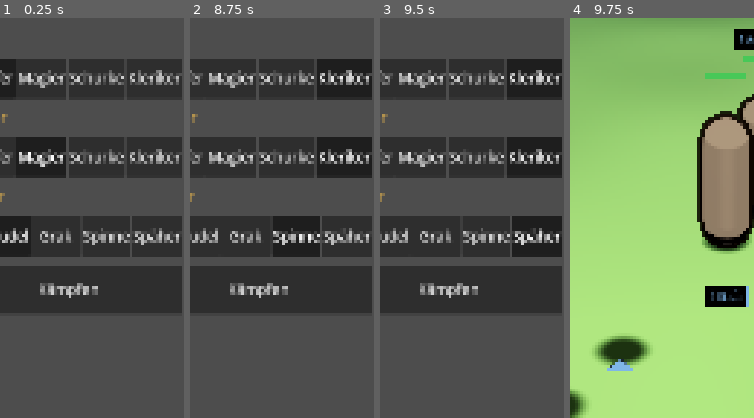
Above: before the commit, frames 1-4 (left to right).
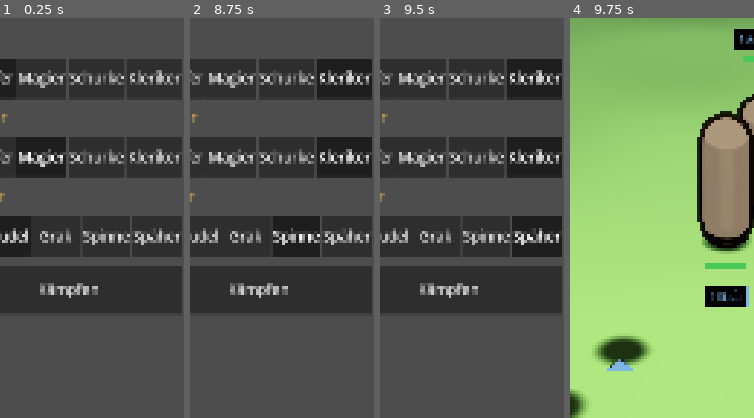
Above: after the commit, the same moments.

Repository: tramour-cmyk/androidapp_rpg_bornim
Game: Godot game, scene res://kampf/probe.tscn
Two runs of this game, one before a commit and one after it. Both use one fixed random seed, a clock stepped at 60 frames per second and the inputs below.
Inputs:
- Up to frame 1 (0.25 s): no input
- Up to frame 2 (8.75 s): click "Kämpfer" at 0.5 s; click "Magier" at 1.25 s; click "Schurke" at 2 s; click "Kleriker" at 2.75 s; click "Kämpfer" at 3.5 s; click "Magier" at 4.25 s; click "Schurke" at 5 s; click "Kleriker" at 5.75 s; click "Wolfsrudel" at 6.5 s; click "Grak" at 7.25 s; click "Spinne" at 8 s
- Up to frame 3 (9.5 s): click "Späher" at 8.75 s
- Up to frame 4 (9.75 s): click "Kämpfen" at 9.5 s
The pictures show only the part of the screen within x 18-68%, y 10-60%; the shares and areas given below are measured in that part.

Frames 1-3 are identical in both runs. In frame 4, 0.7% of the frame differs, in the area x 73-96%, y 13-63%.

Commit message:
348.7: Prüfer Runde 28: Lebensleiste eines Gegners, die auf einem anderen läge, unter die eigenen Pfoten
Co-Authored-By: Claude Opus 5.5 <noreply@anthropic.com>
Claude-Session: https://claude.ai/code/session_01Lyav6UPyxsCbeuKgDPDueZ

Diff:
--- a/godot/kampf/kampf_ui.gd
+++ b/godot/kampf/kampf_ui.gd
@@ -730,6 +730,17 @@
 		var top := p.y - _tall(fig) - 8 * dp
 		var w := 44 * dp
 		var r := Rect2(p.x - w / 2, top, w, 4 * dp)
+		# Prüfer Runde 27: über dem Kopf des vorderen Wolfs lag der Balken auf den Pfoten des hinteren und las sich als dessen;
+		# dann unter die eigenen Pfoten
+		for oid in k.figures:
+			var o = k.figures[oid]
+			if oid != id and o.visible and k.shown.hp.get(oid, o.fighter.hp) > 0:
+				var of := _foot(o)
+				var ot := _tall(o)
+				var half: float = ot * (0.8 if o.fighter.monster != null and o.fighter.monster.id == Mars.WOLF else 0.45)
+				if r.grow(3 * dp).intersects(Rect2(of.x - half, of.y - ot, half * 2.0, ot + 6 * dp)):
+					r.position.y = p.y + 4 * dp + _tall(fig) * 0.1
+					break
 		overlay.draw_rect(r.grow(1), Color(0, 0, 0, 0.7))
 		overlay.draw_rect(Rect2(r.position, Vector2(w * clampf(float(hp) / f.max_hp, 0, 1), r.size.y)), hp_color(float(hp) / f.max_hp))
 	# names only while choosing a target (NameTag)
